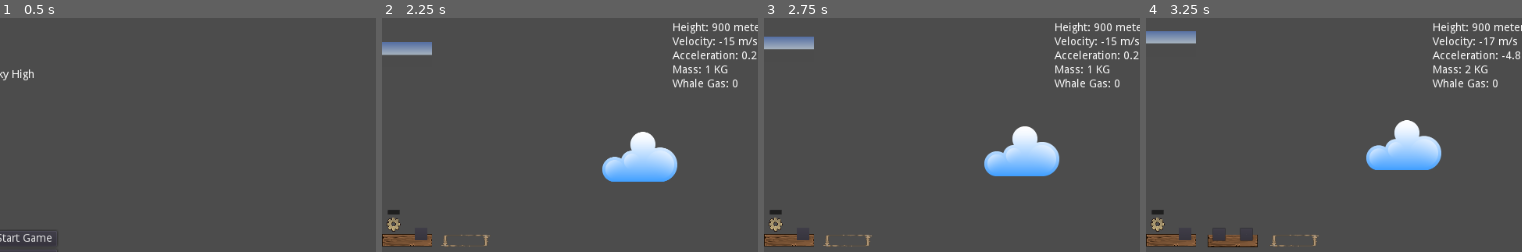
Above: before the commit, frames 1-4 (left to right).
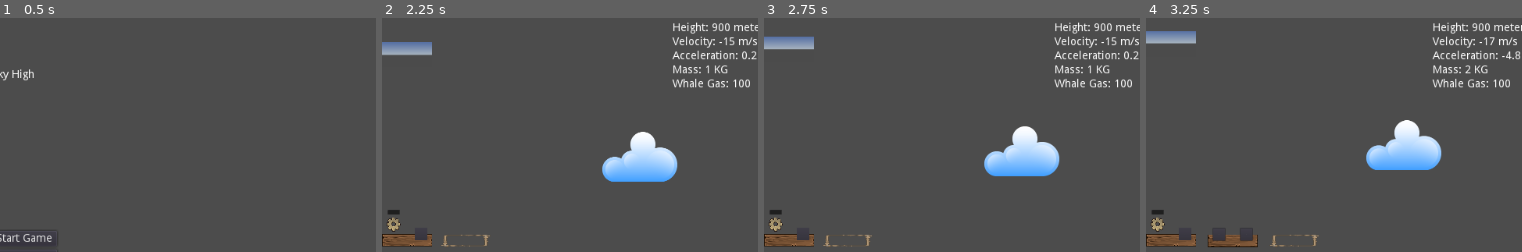
Above: after the commit, the same moments.

Repository: LaffertyDev/SkyHigh
Game: Godot game, scene res://game_menu/main_menu.tscn
Two runs of this game, one before a commit and one after it. Both use one fixed random seed, a clock stepped at 60 frames per second and the inputs below. A sky picture missing from this copy of the repository is replaced by a grey-blue gradient.
Inputs (mouse positions are % of the whole screen's width and height, from its top left):
- Up to frame 1 (0.5 s): no input
- Up to frame 2 (2.25 s): click "Start Game" at 0.5 s; click "B" at 1.25 s; click "Balloon" at 2 s
- Up to frame 3 (2.75 s): no input
- Up to frame 4 (3.25 s): click (56, 50) at 2.77 s
The pictures show only the part of the screen within x 45-95%, y 2-52%; the shares and areas given below are measured in that part.

Frame 1 is identical in both runs. In frame 2, 0.1% of the frame differs, in the area x 93-98%, y 26-30%; in frame 3, 0.1%; in frame 4, 0.1%.

Commit message:
Improve whale collision
Setup area2d inside of rigidbody so it is still controlled and also clickable without collision

Diff:
--- a/skyhigh.tscn
+++ b/skyhigh.tscn
@@ -11,6 +11,7 @@
 [node name="SkyHigh" type="Node"]
 script = ExtResource( 5 )
 starting_height = 1000
+whale_gas = 200
 
 [node name="City" type="KinematicBody2D" parent="."]
 position = Vector2( 0, -600 )
--- a/units/whale/whale.tscn
+++ b/units/whale/whale.tscn
@@ -19,15 +19,22 @@
 
 [node name="Whale" type="RigidBody2D"]
 input_pickable = true
+collision_layer = 0
+collision_mask = 0
 gravity_scale = 0.0
 script = ExtResource( 5 )
 
 [node name="AnimatedSprite" type="AnimatedSprite" parent="."]
 scale = Vector2( 4, 4 )
 frames = SubResource( 1 )
+frame = 2
 playing = true
+
+[node name="Click_Detector" type="Area2D" parent="."]
+
+[node name="CollisionShape2D" type="CollisionShape2D" parent="Click_Detector"]
+shape = SubResource( 2 )
 
 [node name="CollisionShape2D" type="CollisionShape2D" parent="."]
 shape = SubResource( 2 )
-[connection signal="input_event" from="." to="." method="_on_Whale_input_event"]
-[connection signal="mouse_entered" from="." to="." method="_on_Whale_mouse_entered"]
+[connection signal="input_event" from="Click_Detector" to="." method="_on_Whale_input_event"]
